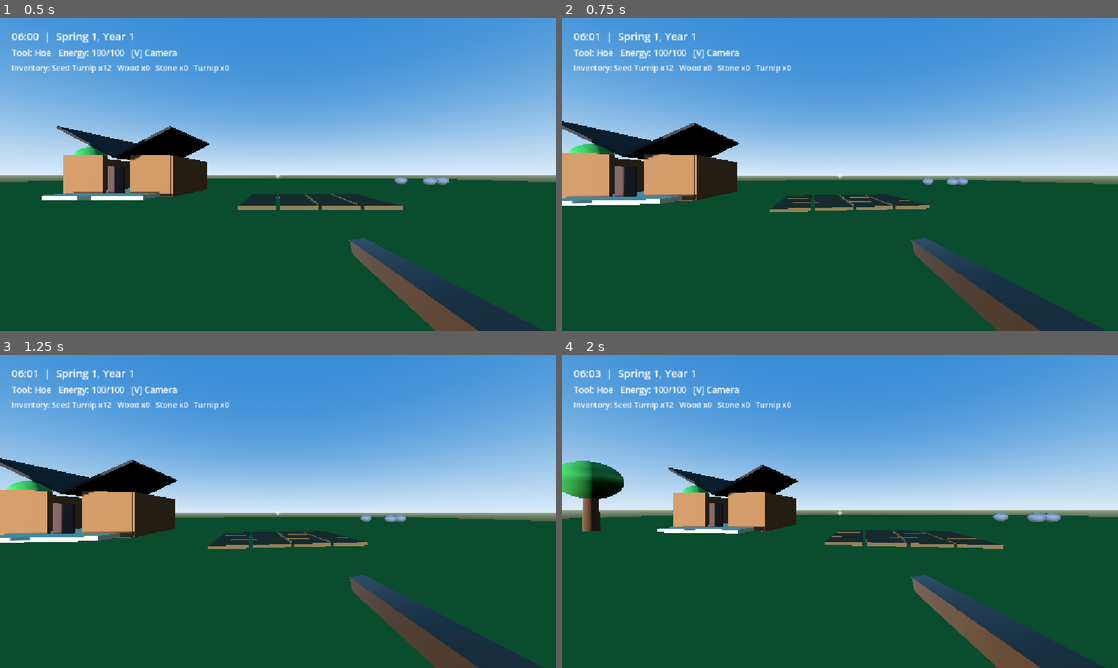
Above: before the commit, frames 1-4 (two rows, left to right).
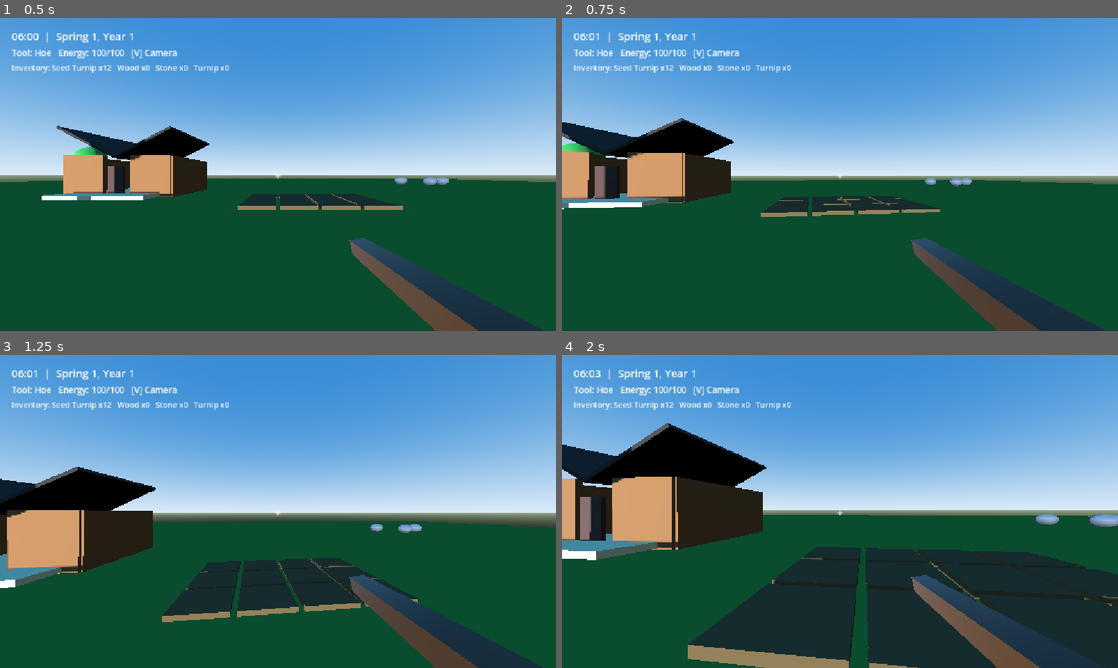
Above: after the commit, the same moments.

Repository: Sanoha0/Farming-3D
Game: Godot game, scene res://scenes/world/MainFarm.tscn
The game is run twice, just before and just after one commit, with the same random seed, the same clock (stepped at 60 frames per second) and the same inputs. Before the commit the project has no main scene; this scene is started directly in both runs.
Inputs (mouse positions are in pixels of both pictures, inside the frame that each line leads up to):
- Up to frame 1 (0.5 s): no input
- Up to frame 2 (0.75 s): tap Enter at 0.5 s; move the mouse to (867, 174) at 0.52 s; hold W (move_forward, bound only after the commit) from 0.53 s (still down); tap E (interact, bound only after the commit) at 0.6 s; click (867, 174) at 0.67 s
- Up to frame 3 (1.25 s): keep holding W (move_forward, bound only after the commit); tap Space (jump, bound only after the commit) at 0.77 s
- Up to frame 4 (2 s): keep holding W (move_forward, bound only after the commit); move the mouse to (812, 511) at 1.27 s; tap F (plant, bound only after the commit) at 1.35 s; tap Space (jump, bound only after the commit) at 1.52 s

Frame 1 is identical in both runs. In frame 2, 4.3% of the frame differs, in the area x 0-74%, y 32-64%; in frame 3, 16%; in frame 4, 34%, in the area x 0-100%, y 21-100%.

Commit message:
Wire Godot main scene and input autoload

Diff:
--- a/project.godot
+++ b/project.godot
@@ -11,8 +11,13 @@
 [application]
 
 config/name="Le-3D-Farming-Game"
+run/main_scene="res://scenes/world/MainFarm.tscn"
 config/features=PackedStringArray("4.7", "Forward Plus")
 config/icon="res://icon.svg"
+
+[autoload]
+
+InputBootstrap="*res://scripts/systems/input_bootstrap.gd"
 
 [display]
 
